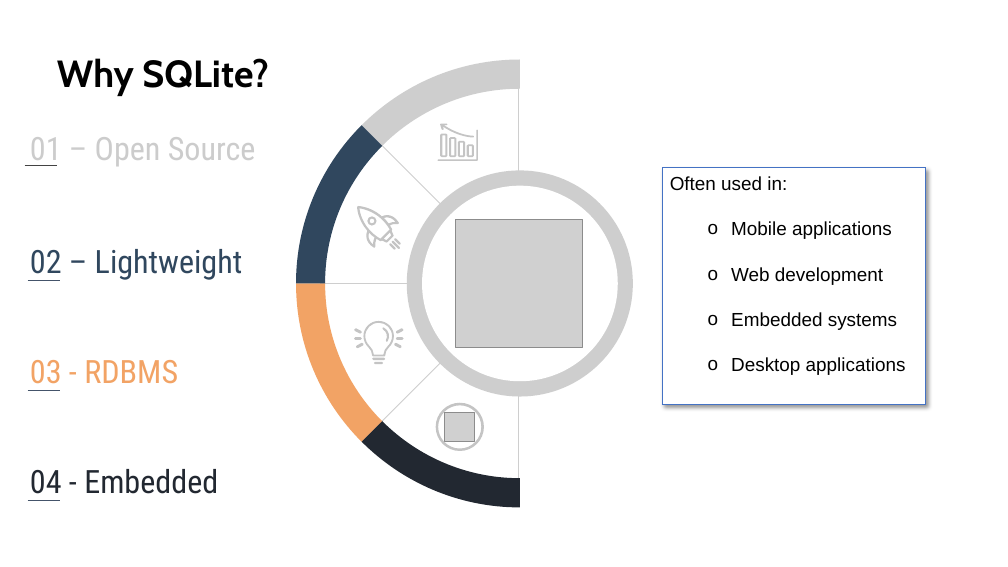
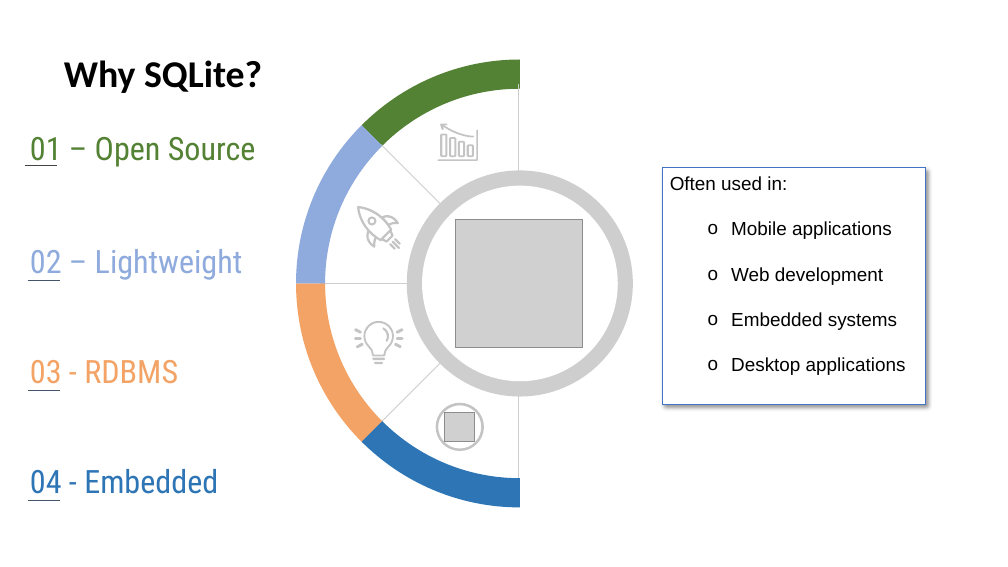
Before and after one commit to AntonioPirani/SQLiteProject, a slide deck: slide 3 of Presentation.pptx. Drawn at 1008x567 pixels with LibreOffice and Linux fonts; fonts in the diff are those of the drawing; grey boxes stand for pictures. Boxes give left, top, right and bottom in pixels: in the first picture for what was removed or moved away, otherwise in the second. Text is boxed around its words. In the diff, an @@ line names an element or a change of style, - is before the commit and + after.

```diff
--- a/Presentation.pptx
+++ b/Presentation.pptx
@@ text "Why SQLite?" at <box>64,60,262,93</box>: font Cabin to Calibri @@
@@ freeform shape at <box>361,60,520,146</box>: fill #CECECE to #548235 @@
@@ text "01 – Open Source" at <box>30,137,256,167</box>: text colour #CCCCCC to #548235 @@
@@ freeform shape at <box>296,126,383,284</box>: fill #30475E to #8FAADC @@
@@ text "02 – Lightweight" at <box>30,249,243,281</box>: text colour #30475E to #8FAADC @@
@@ freeform shape at <box>361,421,520,507</box>: fill #222831 to #2E75B6 @@
@@ text "04 - Embedded" at <box>30,469,218,501</box>: text colour #222831 to #2E75B6 @@
```
Also in this commit, not shown: 1 other slide changed, 1 slide added, 1 slide removed.
